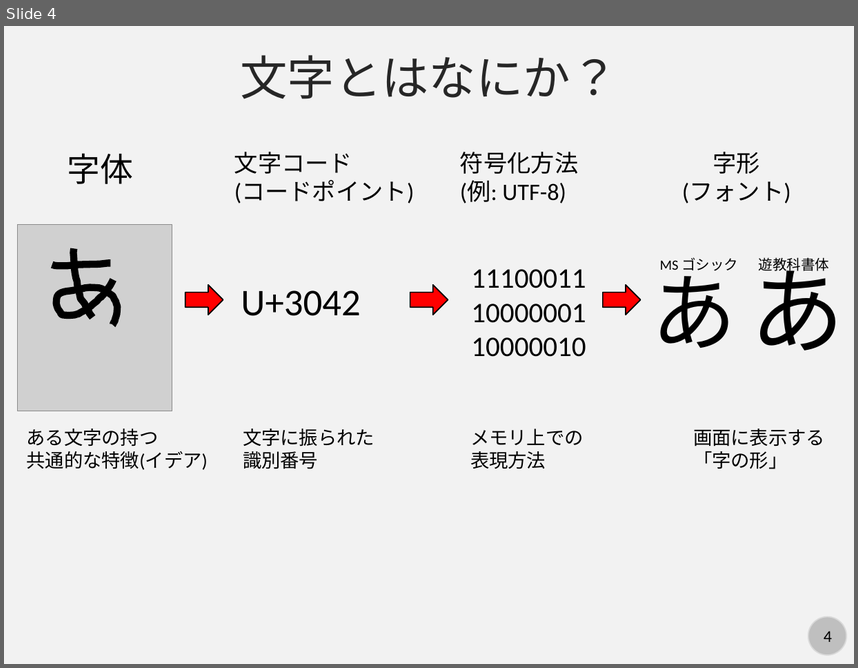
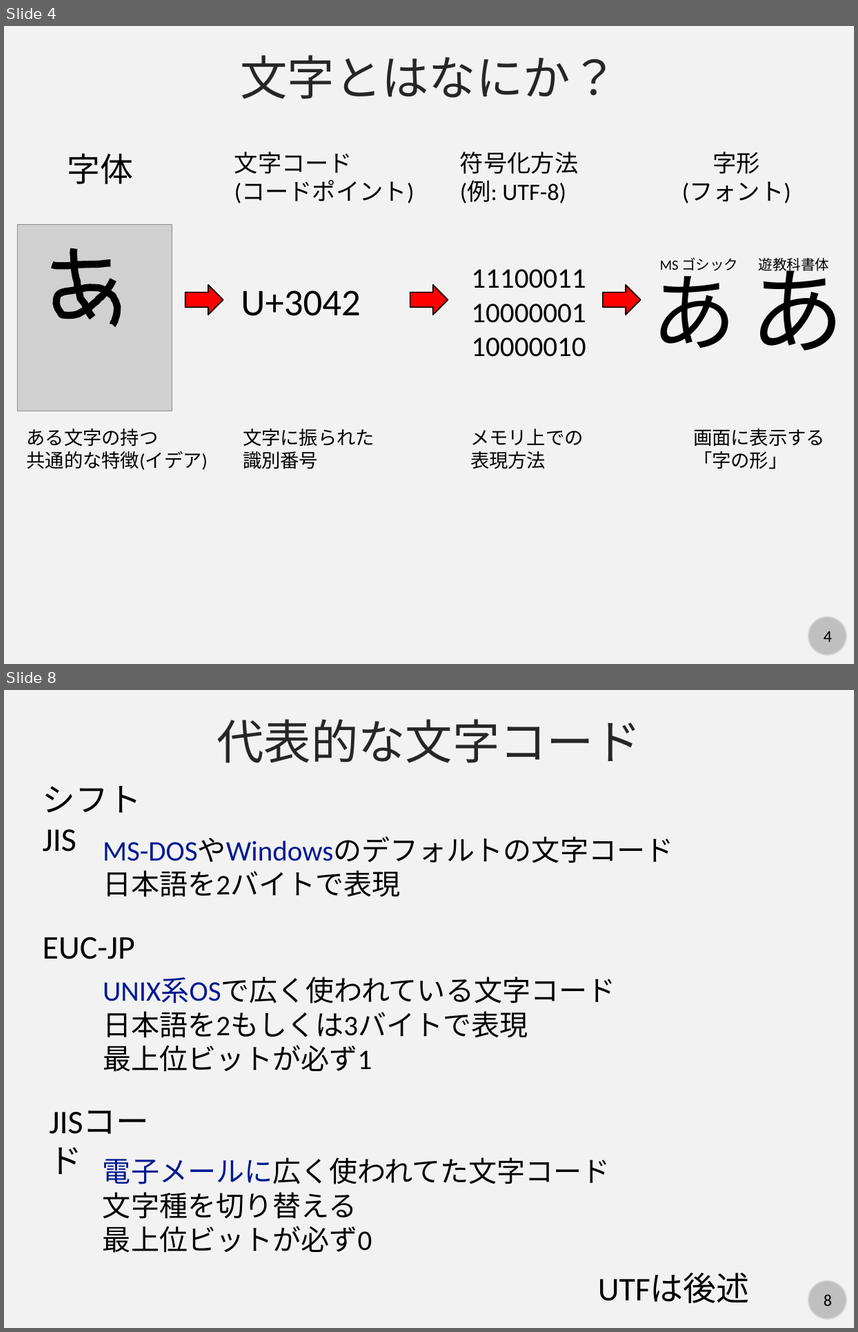
Before and after one commit to kaityo256/python_zero, a slide deck: string/fig/slide.pptx. Shown one above the other, each under a label of ours: slide 4 before the commit, slides 4 and 8 after it; the slides between them are not shown. The pictures are 858x668 and 858x1332 pixels, drawn with LibreOffice and Linux fonts; fonts in the diff are those of the drawing; grey boxes stand for pictures. Boxes give left, top, right and bottom in pixels: in the first picture for what was removed or moved away, otherwise in the second. Text is boxed around its words. In the diff, an @@ line names an element or a change of style, - is before the commit and + after.

Commit message:
余談の入れ替え

```diff
--- a/string/fig/slide.pptx
+++ b/string/fig/slide.pptx
@@ slide 8 added at [4,690,854,1328], background #F2F2F2; not listed: 2 template elements that a slide beside it also shows @@
@@ text added at [217,719,641,763], 40 pt, text #262626 @@
+代表的な文字コード
@@ text added at [43,786,142,851], 28 pt, text #000000 @@
+シフトJIS
@@ text added at [103,837,673,897], 24 pt, text #000000 @@
+MS-DOSやWindowsのデフォルトの文字コード
+日本語を2バイトで表現
@@ text added at [43,937,135,959], 28 pt, text #000000 @@
+EUC-JP
@@ text added at [103,978,615,1072], 24 pt, text #000000 @@
+UNIX系OSで広く使われている文字コード
+日本語を2もしくは3バイトで表現
+最上位ビットが必ず1
@@ text added at [41,1096,190,1144], 28 pt, text #000000 @@
+JISコード
@@ text added at [103,1157,611,1252], 24 pt, text #000000 @@
+電子メールに広く使われてた文字コード
+文字種を切り替える
+最上位ビットが必ず0
@@ text added at [598,1272,750,1303], 28 pt, text #000000 @@
+UTFは後述
```
Also in this commit, not shown: 3 slides changed, 7 other slides added, 7 other files.
